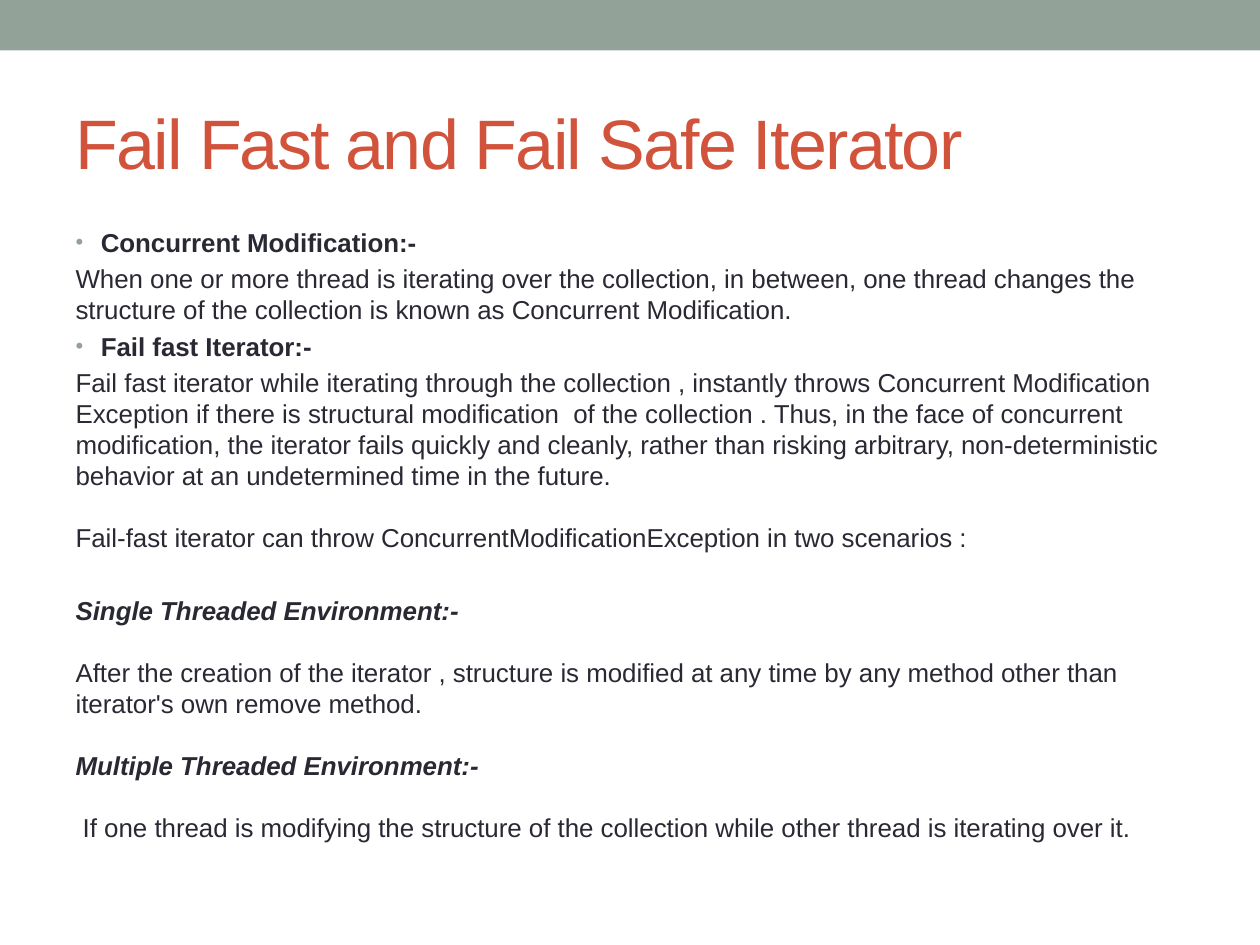
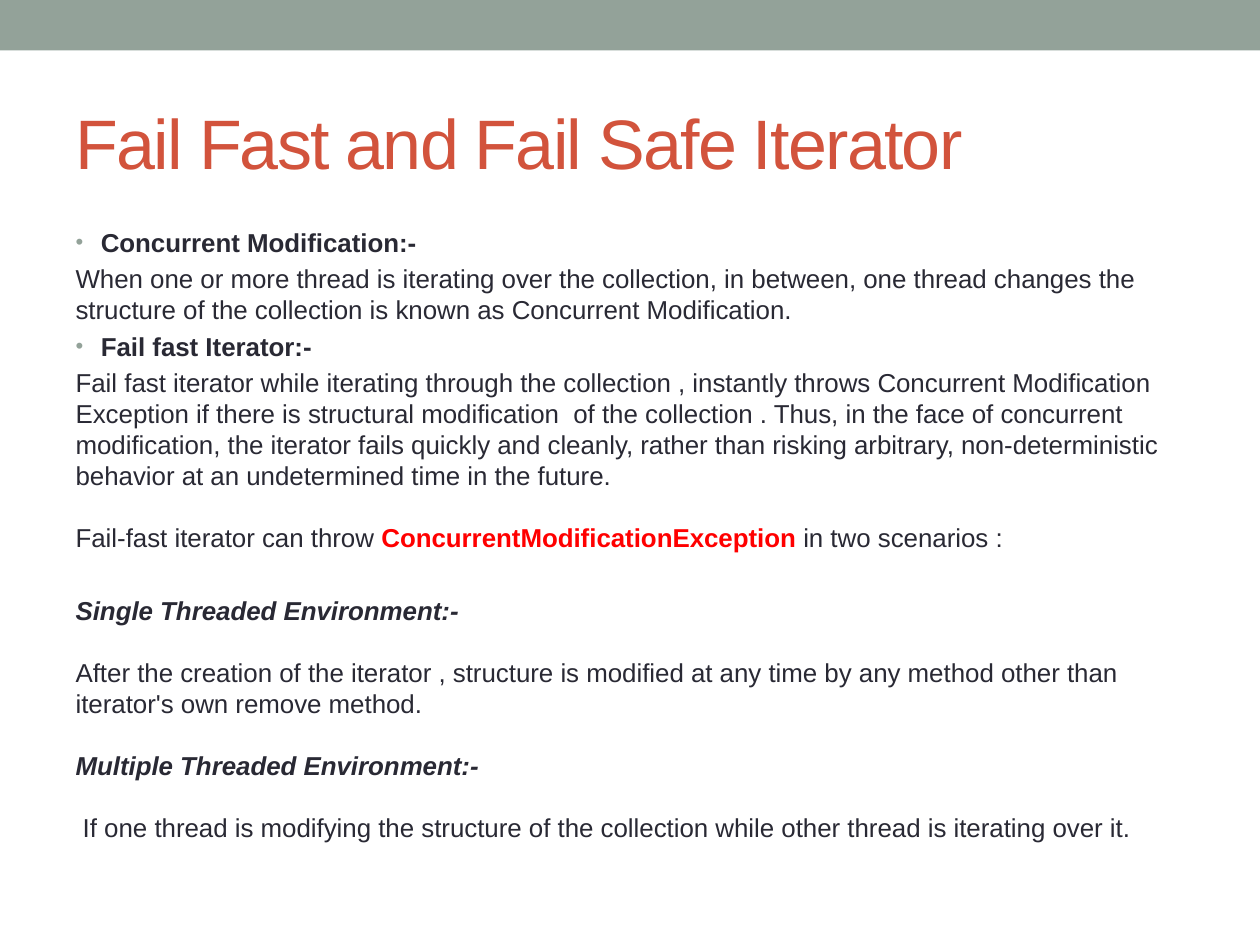
Before and after one commit to notionquest/ProjectDocumentation, a slide deck: slide 9 of Java8.pptx. Drawn at 1260x945 pixels with LibreOffice and Linux fonts; fonts in the diff are those of the drawing. Boxes give left, top, right and bottom in pixels: in the first picture for what was removed or moved away, otherwise in the second. Text is boxed around its words. In the diff, an @@ line names an element or a change of style, - is before the commit and + after.

Commit message:
fail fast concurrent modification exception

```diff
--- a/Java8.pptx
+++ b/Java8.pptx
@@ text at box(76, 373, 1158, 553): text colour #292934 to #FF0000, bold on in "ConcurrentModificationException" @@
```
Also in this commit, not shown: 1 slide added.
